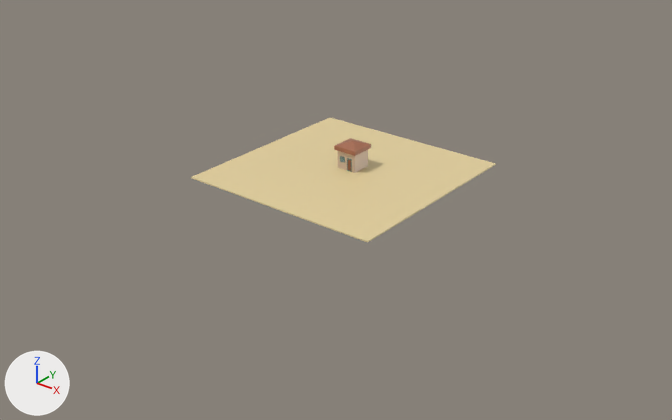
The Blender file Objects/Houses.blend, before and after one commit.
Before and after are seen from a 50 mm camera at (48.6, -62.2, 34.1) aimed at (0.9, -2.6, -2.8). Lighting does not change. The marker at lower left points along +X, +Y and +Z.

Names of what the first picture shows: 'Base', 'Floor'.
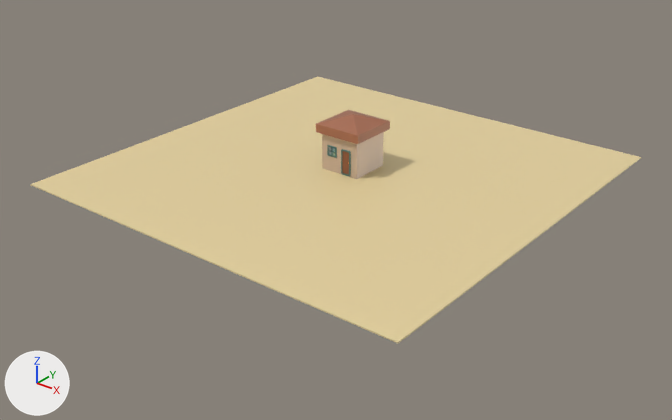
Boxes (x1, y1, x2, y2) around the edits, measured in the pictures (672 x 420 px):
'Floor', rescaled (100% wider, 113% taller): before (191, 118, 496, 243); after (31, 76, 641, 343)
'Roof', rescaled (97% wider, 84% taller): before (334, 138, 371, 156); after (316, 110, 390, 144)
'Base', rescaled (103% wider, 100% taller): before (338, 150, 368, 173); after (322, 132, 384, 179)
'Door', rescaled (100% wider, 92% taller): before (348, 159, 351, 171); after (342, 151, 349, 175)
'DoorFrame', rescaled: before (347, 158, 352, 172); after (341, 149, 351, 177)
'WindowFrame', rescaled: before (340, 156, 345, 162); after (327, 145, 337, 158)
'WindowGlass', rescaled (not visible before): after (329, 147, 335, 156)

What the commit changed:
Object 'Base' (ob_base) is rescaled from (1.0, 1.0, 1.0) to (2.0, 2.0, 2.0).
Object 'Floor' (ob_floor) is rescaled from (10.0, 10.0, 0.05) to (20.0, 20.0, 0.05).
